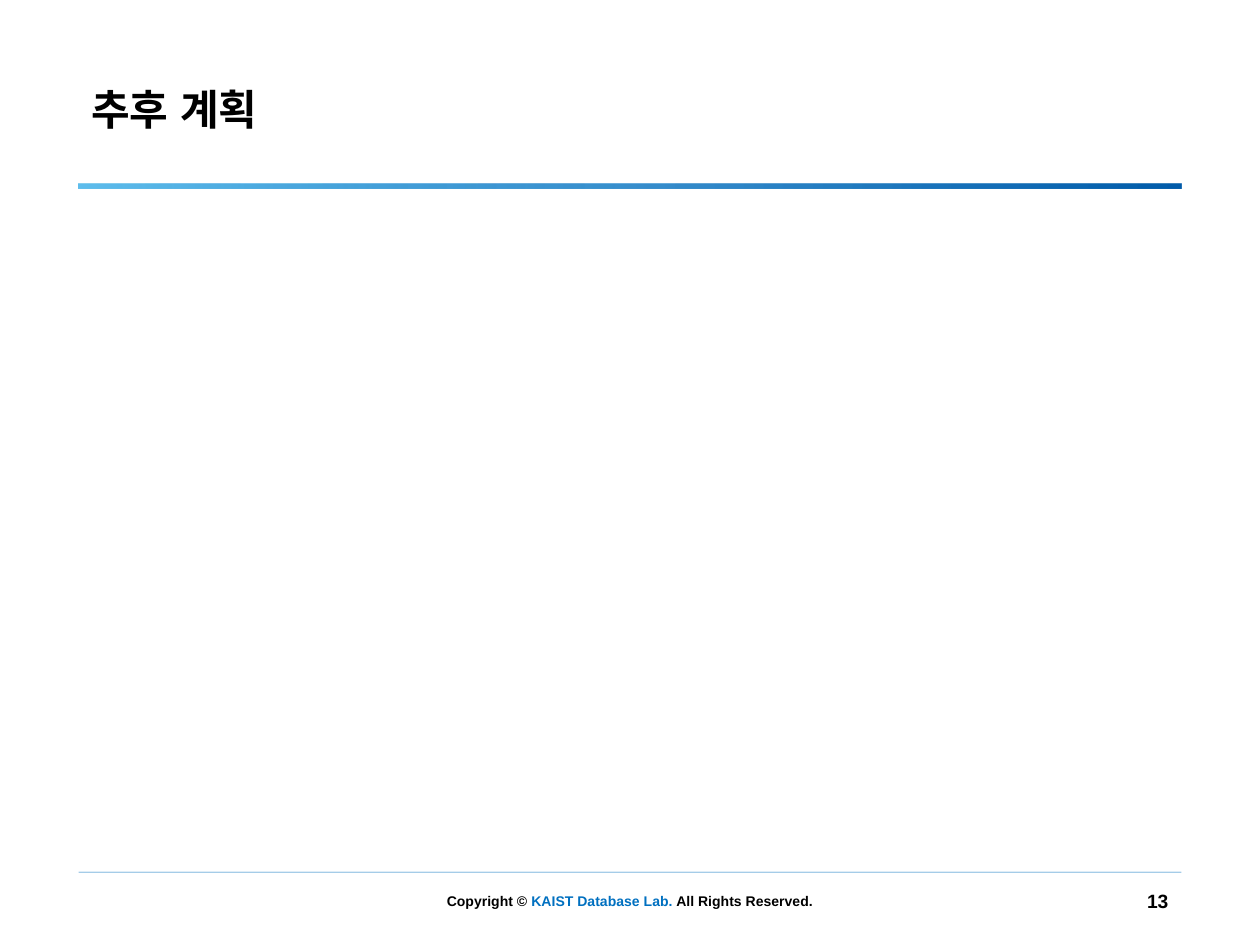
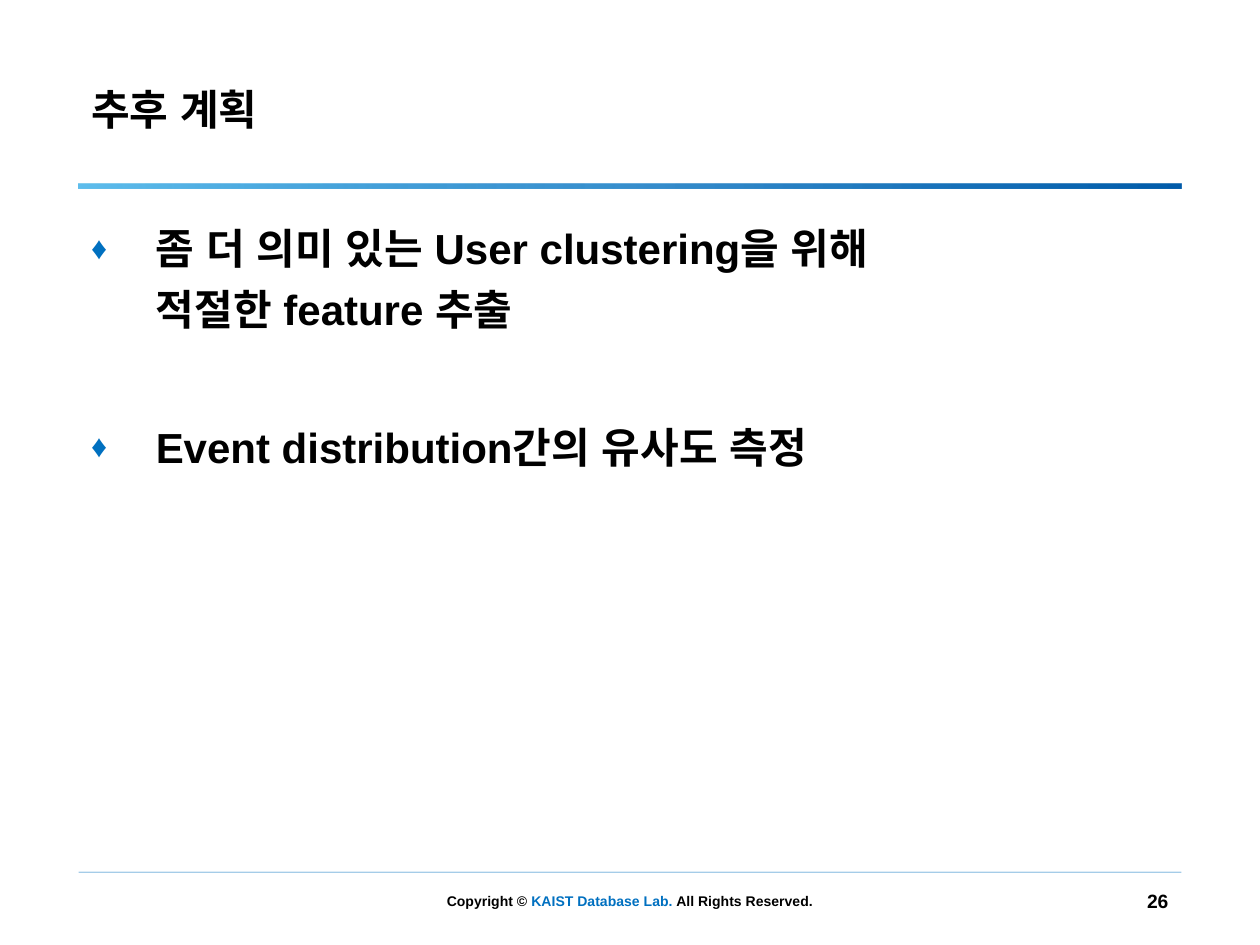
Before and after one commit to simdj/entry_log_analysis, a slide deck: slide 26 of 160322 로그분석.pptx (slide 13 before the commit). Drawn at 1260x945 pixels with LibreOffice and Linux fonts; fonts in the diff are those of the drawing; background and template pictures are left out. Boxes give left, top, right and bottom in pixels: in the first picture for what was removed or moved away, otherwise in the second. Text is boxed around its words. In the diff, an @@ line names an element or a change of style, - is before the commit and + after.

```diff
--- a/160322 로그분석.pptx
+++ b/160322 로그분석.pptx
@@ text added at (x1=156, y1=228, x2=868, y2=467), 24 pt, text #000000, bold @@
+♦ 좀 더 의미 있는 User clustering을 위해
+  적절한 feature 추출
+♦ Event distribution간의 유사도 측정
@@ page number at (x1=1147, y1=894, x2=1168, y2=908): text changed @@
-13
+26
```
Also in this commit, not shown: 6 other slides changed, 25 slides added, 5 slides removed, 14 other files.
